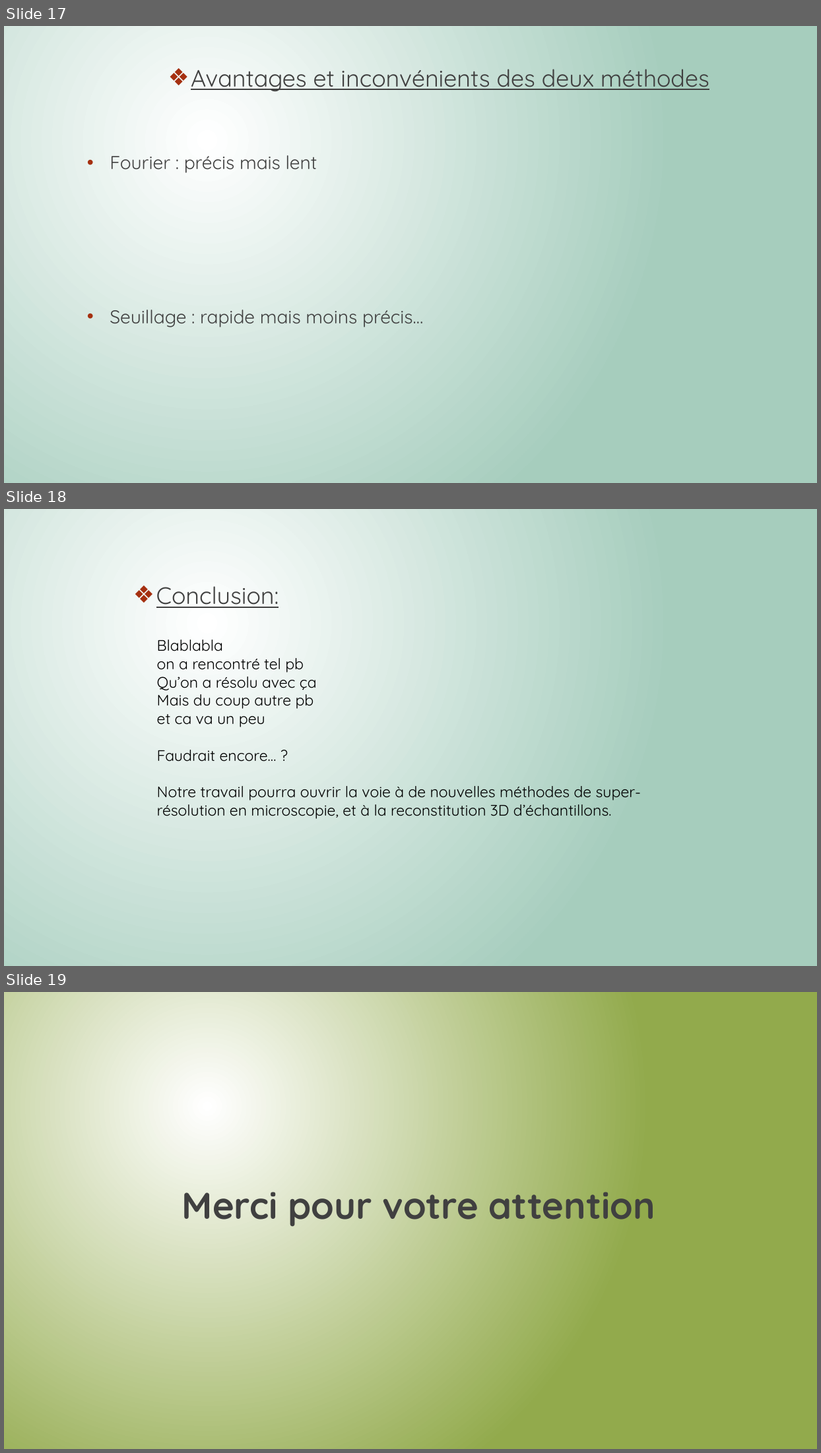
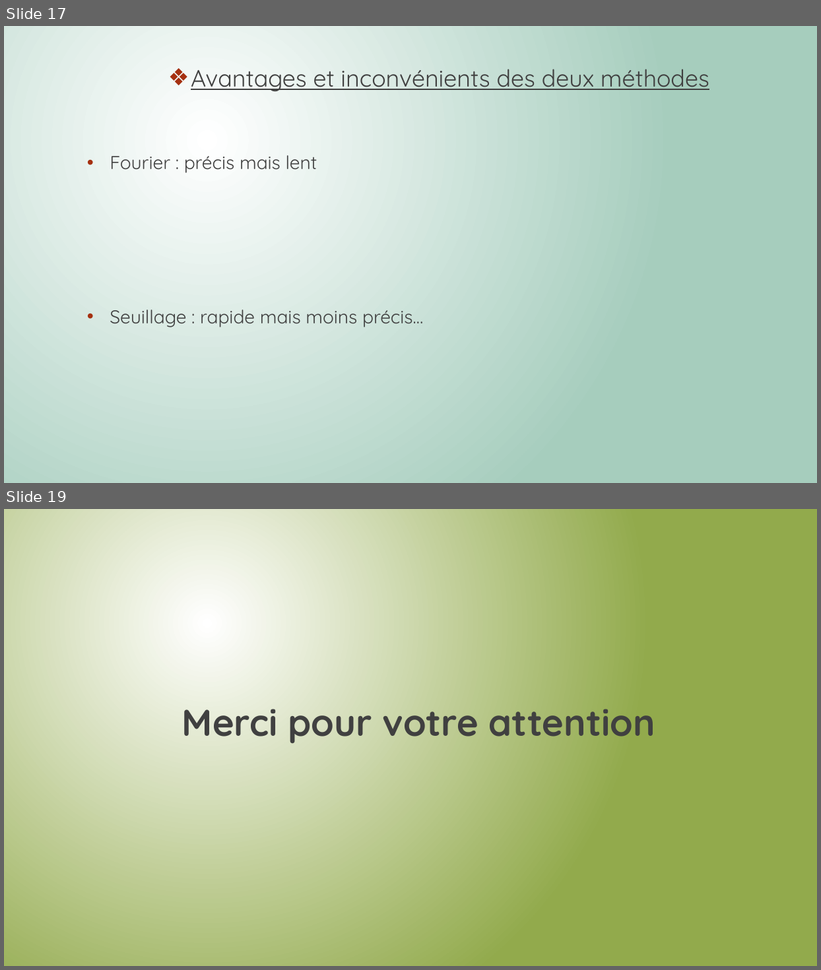
Before and after one commit to Killian-Herveau/PIMS, a slide deck: Pres_Avril/PresentationPIMSAvril-Briséis.pptx. Shown one above the other, each under a label of ours: slides 17, 18 and 19 before the commit, slides 17 and 19 after it; the slides between them are not shown. The pictures are 821x1453 and 821x970 pixels, drawn with LibreOffice and Linux fonts; fonts in the diff are those of the drawing. Boxes give left, top, right and bottom in pixels: in the first picture for what was removed or moved away, otherwise in the second. Text is boxed around its words. In the diff, an @@ line names an element or a change of style, - is before the commit and + after.

Commit message:
Présentation moi

```diff
--- a/Pres_Avril/PresentationPIMSAvril-Briséis.pptx
+++ b/Pres_Avril/PresentationPIMSAvril-Briséis.pptx
@@ slide 18 removed at [4, 509, 817, 966], background gradient #FFFFFF to #A6CDBD @@
@@ text removed at [156, 586, 279, 608] @@
-❖ Conclusion:
@@ text removed at [157, 640, 642, 819] @@
-Blablabla
-on a rencontré tel pb
-Qu’on a résolu avec ça
-Mais du coup autre pb
-et ca va un peu
-Faudrait encore… ?
-Notre travail pourra ouvrir la voie à de nouvelles méthodes de super-résolution en microscopie, et à la reconstitution 3D d’échantillons.
```
Also in this commit, not shown: 1 slide added, 1 other file.
